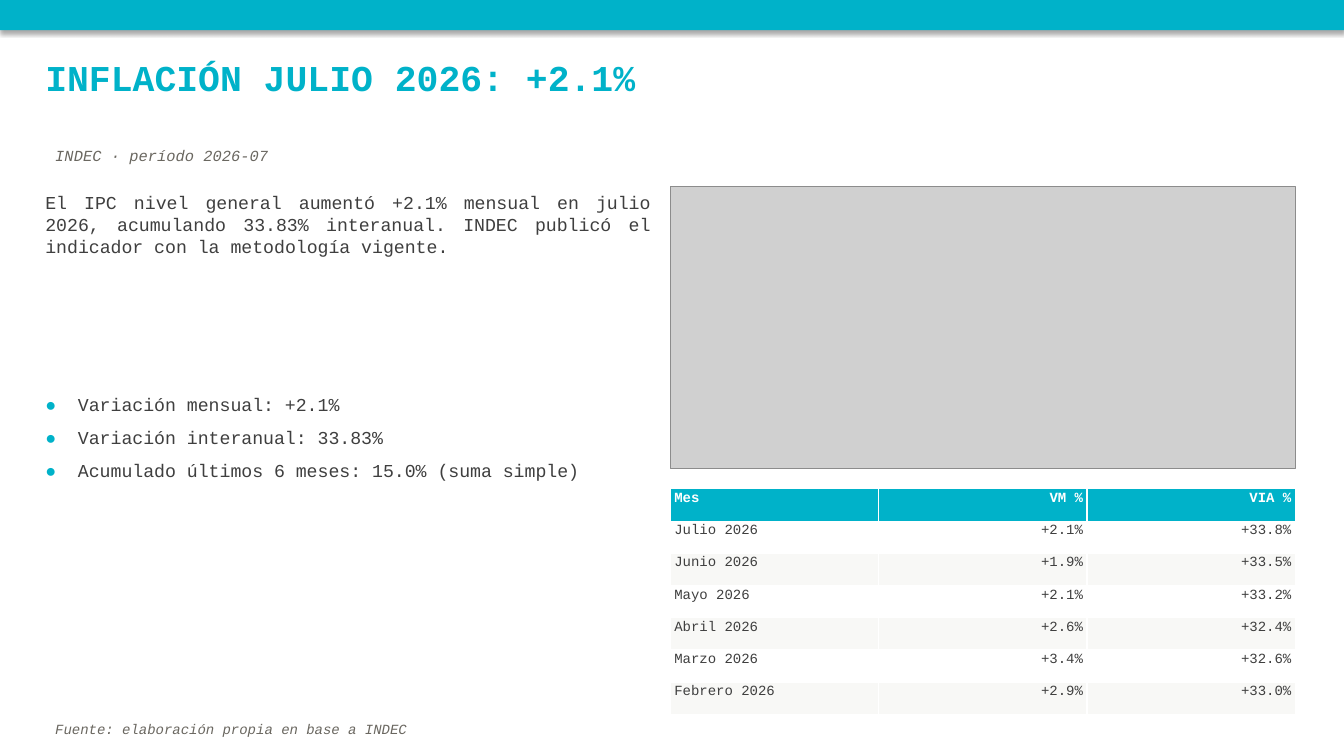
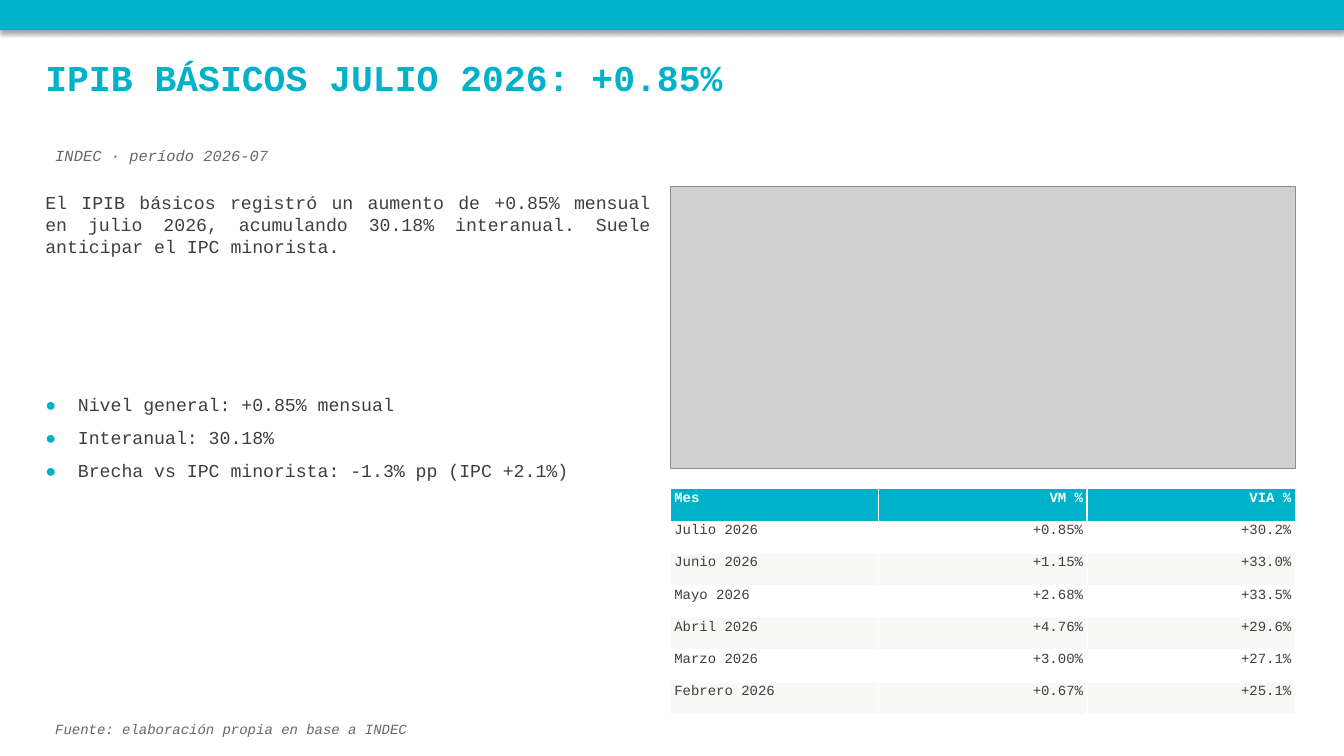
Before and after one commit to nwalovnik/boludos-ppt, a slide deck: slide 4 of publicaciones_semana.pptx (slide 2 before the commit). Drawn at 1344x756 pixels with LibreOffice and Linux fonts; fonts in the diff are those of the drawing; grey boxes stand for pictures. Boxes give left, top, right and bottom in pixels: in the first picture for what was removed or moved away, otherwise in the second. Text is boxed around its words. In the diff, an @@ line names an element or a change of style, - is before the commit and + after.

```diff
--- a/publicaciones_semana.pptx
+++ b/publicaciones_semana.pptx
@@ text at [45, 65, 722, 92]: text changed @@
-INFLACIÓN JULIO 2026: +2.1%
+IPIB BÁSICOS JULIO 2026: +0.85%
@@ text at [45, 196, 650, 257]: text changed @@
-El IPC nivel general aumentó +2.1% mensual en julio 2026, acumulando 33.83% interanual. INDEC publicó el indicador con la metodología vigente.
+El IPIB básicos registró un aumento de +0.85% mensual en julio 2026, acumulando 30.18% interanual. Suele anticipar el IPC minorista.
@@ text at [78, 398, 568, 481]: text changed @@
-● Variación mensual: +2.1%
-● Variación interanual: 33.83%
-● Acumulado últimos 6 meses: 15.0% (suma simple)
+● Nivel general: +0.85% mensual
+● Interanual: 30.18%
+● Brecha vs IPC minorista: -1.3% pp (IPC +2.1%)
@@ table at [670, 489, 1297, 715] @@
-row 2, column 2: +2.1%
+row 2, column 2: +0.85%
-row 2, column 3: +33.8%
+row 2, column 3: +30.2%
-row 3, column 2: +1.9%
+row 3, column 2: +1.15%
-row 3, column 3: +33.5%
+row 3, column 3: +33.0%
-row 4, column 2: +2.1%
+row 4, column 2: +2.68%
-row 4, column 3: +33.2%
+row 4, column 3: +33.5%
-row 5, column 2: +2.6%
+row 5, column 2: +4.76%
-row 5, column 3: +32.4%
+row 5, column 3: +29.6%
-row 6, column 2: +3.4%
+row 6, column 2: +3.00%
-row 6, column 3: +32.6%
+row 6, column 3: +27.1%
-row 7, column 2: +2.9%
+row 7, column 2: +0.67%
-row 7, column 3: +33.0%
+row 7, column 3: +25.1%
```
Also in this commit, not shown: 2 other slides changed, 2 slides added, 4 other files.
